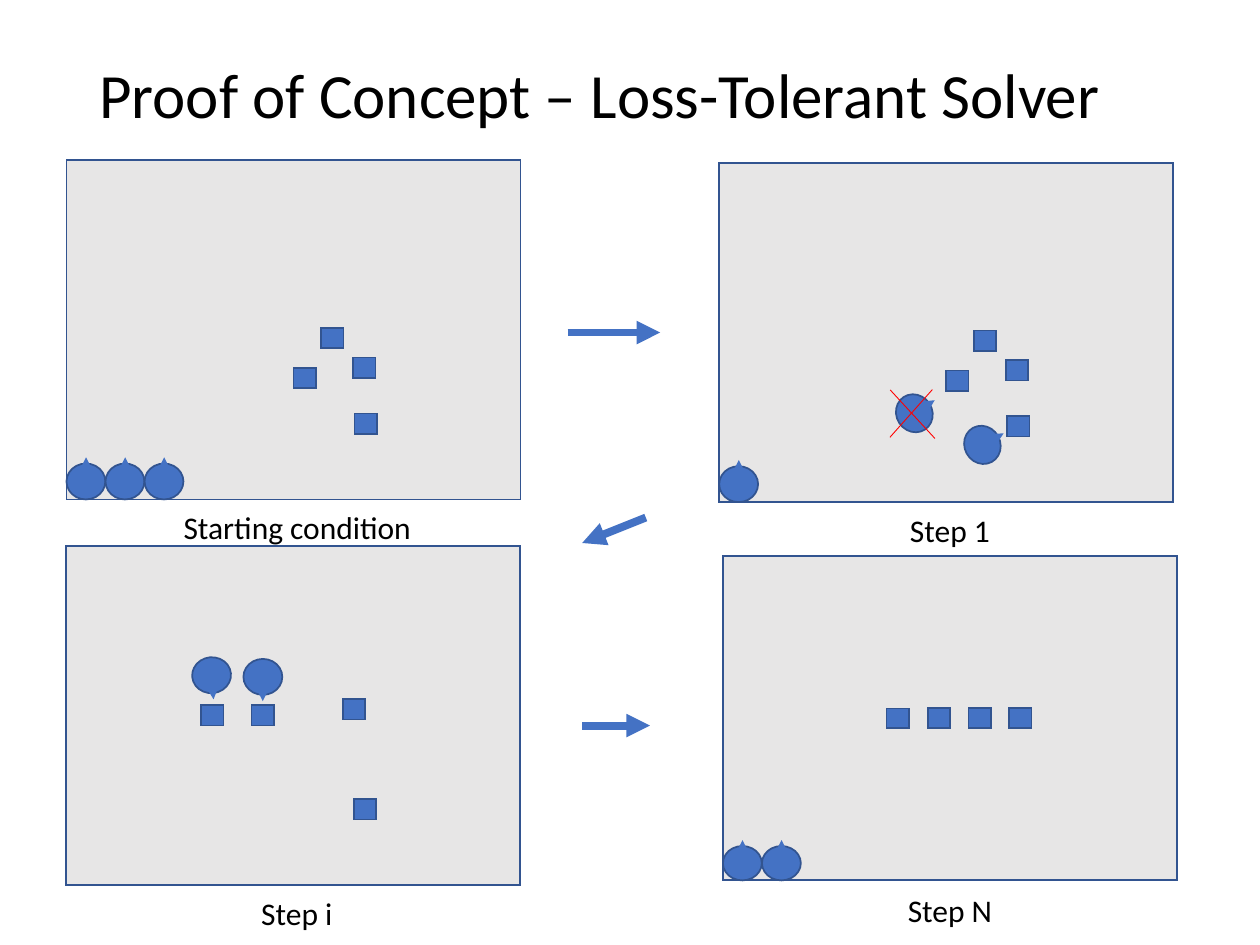
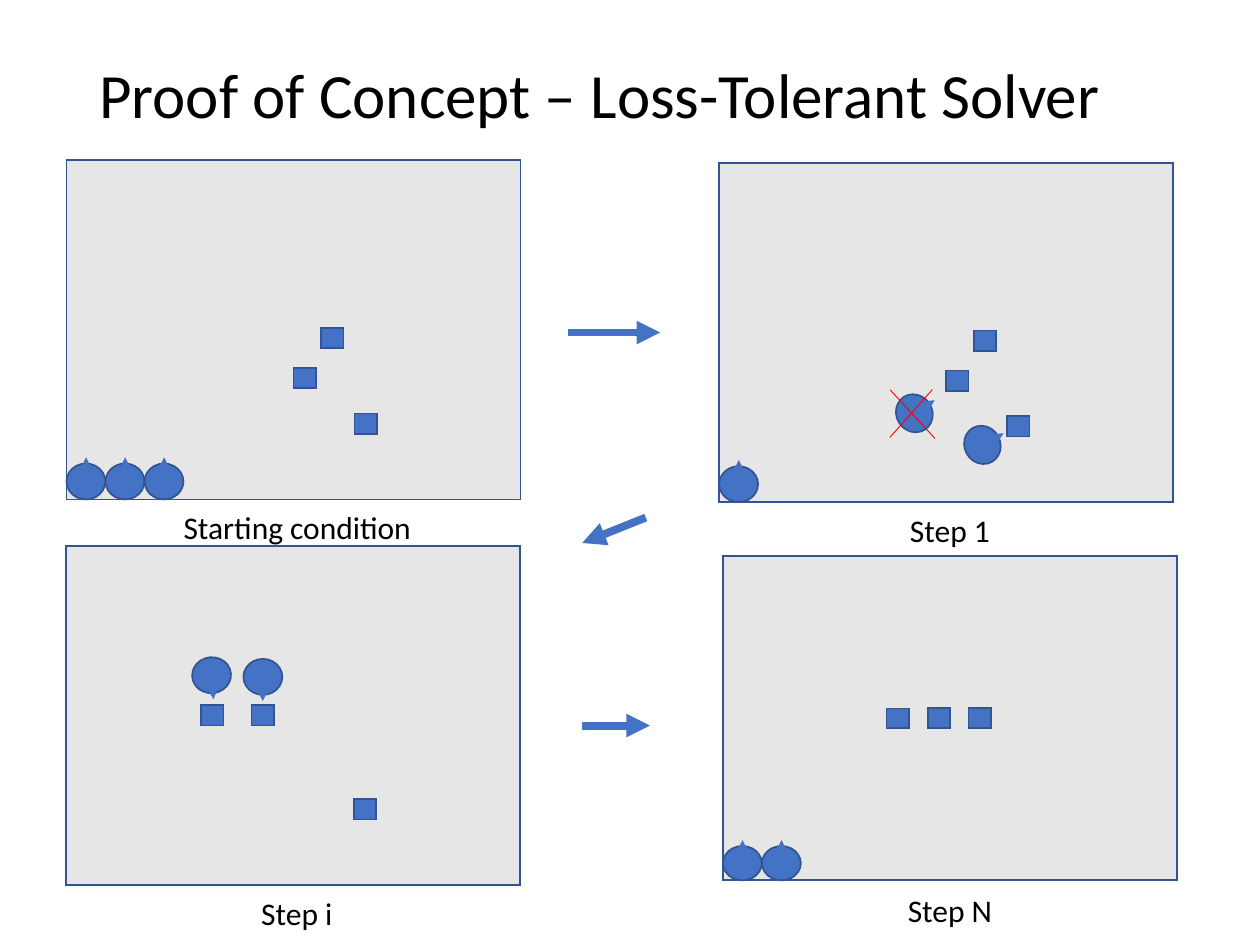
Before and after one commit to gestalt-arch/gestalt-arch, a slide deck: slide 8 of docs/project-spec.pptm. Drawn at 1260x945 pixels with LibreOffice and Linux fonts; fonts in the diff are those of the drawing. Boxes give left, top, right and bottom in pixels: in the first picture for what was removed or moved away, otherwise in the second. Text is boxed around its words. In the diff, an @@ line names an element or a change of style, - is before the commit and + after.

```diff
--- a/docs/project-spec.pptm
+++ b/docs/project-spec.pptm
@@ rectangle removed at box(353, 358, 375, 378) @@
@@ rectangle removed at box(1005, 360, 1028, 381) @@
@@ rectangle removed at box(343, 699, 365, 719) @@
@@ rectangle removed at box(1009, 708, 1032, 728) @@
```
Also in this commit, not shown: 5 other slides changed, 1 slide added, 1 other file.
